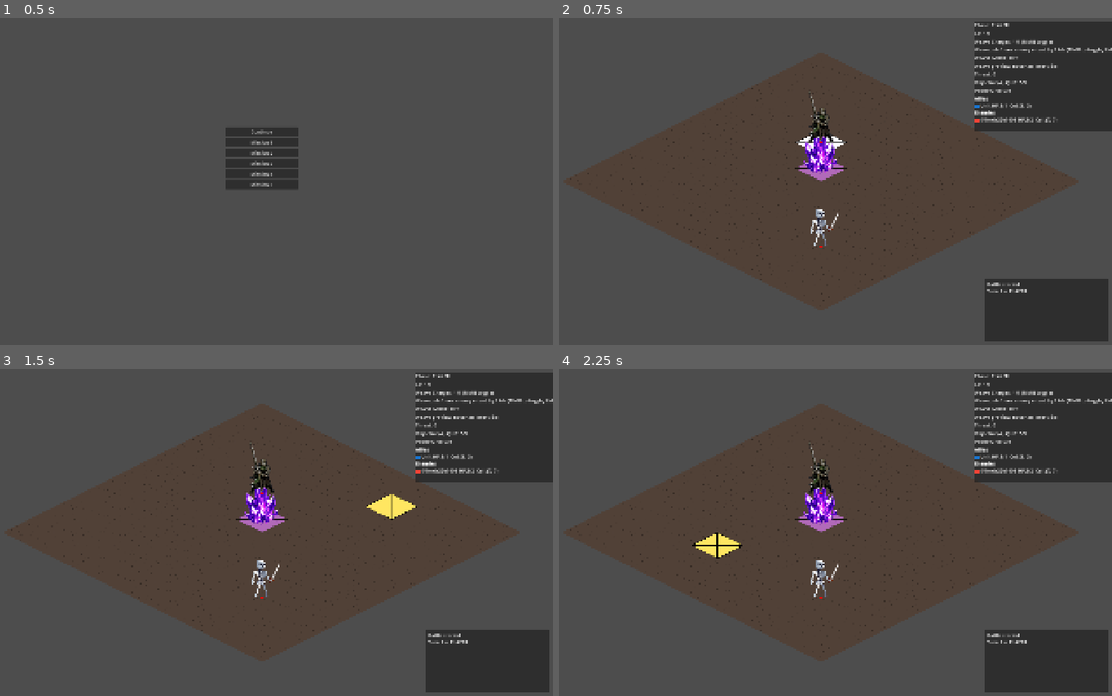
Above: before the commit, frames 1-4 (two rows, left to right).
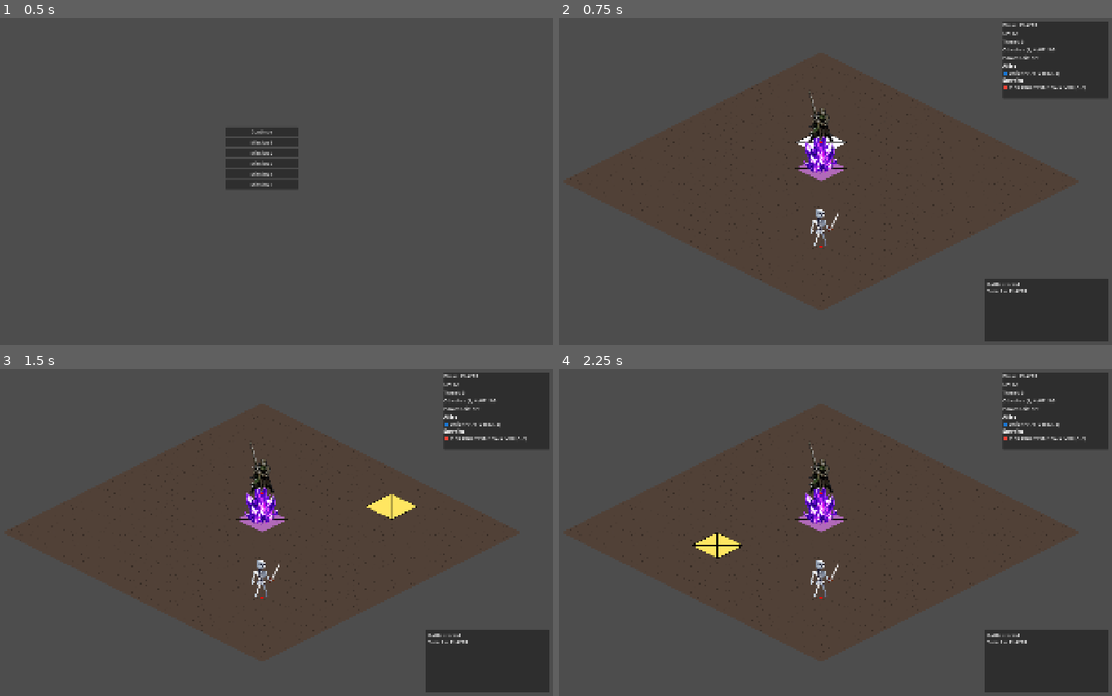
Above: after the commit, the same moments.

Repository: Nick-labs/TGS
Game: Godot game, scene res://scenes/ui/MainMenu.tscn
Two runs of this game, one before a commit and one after it. Both use one fixed random seed, a clock stepped at 60 frames per second and the inputs below.
Inputs (mouse positions are in pixels of both pictures, inside the frame that each line leads up to):
- Up to frame 1 (0.5 s): no input
- Up to frame 2 (0.75 s): click "Continue" at 0.5 s
- Up to frame 3 (1.5 s): tap Enter at 1.25 s; move the mouse to (392, 516) at 1.27 s; click (392, 516) at 1.42 s
- Up to frame 4 (2.25 s): tap Space at 2 s; move the mouse to (702, 548) at 2.02 s; click (702, 548) at 2.17 s

Frame 1 is identical in both runs. In frame 2, 4.1% of the frame differs, in the area x 75-100%, y 1-35%; in frame 3, 4.1%; in frame 4, 4.1%.

Commit message:
delete weave feature

Diff:
--- a/scenes/map/Battle.tscn
+++ b/scenes/map/Battle.tscn
@@ -151,22 +151,6 @@
 layout_mode = 2
 text = "CP: 0/0"
 
-[node name="WeaveLabel" type="Label" parent="BattleHUD/Root/TopBar/TopVBox" unique_id=1466886916]
-layout_mode = 2
-text = "Weave: 0/0 (MMB)"
-
-[node name="WeaveHelpLabel" type="Label" parent="BattleHUD/Root/TopBar/TopVBox" unique_id=109104503]
-layout_mode = 2
-text = "Weave: shift one enemy intent by 1 tile"
-
-[node name="WeaveModeLabel" type="Label" parent="BattleHUD/Root/TopBar/TopVBox" unique_id=578848393]
-layout_mode = 2
-text = "WEAVE MODE: OFF"
-
-[node name="WeavePreviewLabel" type="Label" parent="BattleHUD/Root/TopBar/TopVBox" unique_id=1230057715]
-layout_mode = 2
-text = "Weave preview: hover an intent tile"
-
 [node name="ThreatLabel" type="Label" parent="BattleHUD/Root/TopBar/TopVBox" unique_id=271918656]
 layout_mode = 2
 text = "Threat: 0"
--- a/scripts/map/SelectionController.gd
+++ b/scripts/map/SelectionController.gd
@@ -1,9 +1,5 @@
 extends Node
 class_name SelectionController
-
-signal weave_mode_changed(active: bool)
-signal weave_preview_changed(from_cell: Vector2i, to_cell: Vector2i, is_valid: bool, reason: String)
-signal weave_feedback(message: String)
 
 @export var camera: Camera2D
 @export var grid: Grid
@@ -12,13 +8,9 @@
 @export var turn_manager: TurnManager
 
 var hovered_cell: Vector2i = Vector2i(-1, -1)
-var weave_mode: bool = false
+var selected_unit: Unit
 
 func _process(_delta):
-	if weave_mode and turn_manager != null and not turn_manager.can_weave_intent():
-		weave_mode = false
-		weave_mode_changed.emit(false)
-		_emit_weave_preview()
 	var mouse_world := get_viewport().get_camera_2d().get_global_mouse_position()
 	var cell := IsoHelper.screen_to_grid(mouse_world - grid.global_position, grid.iso_config)
 	update_hover(cell)
@@ -28,12 +20,12 @@
 		return
 
 	hovered_cell = cell
+
 	if not grid.is_in_bounds(cell):
 		grid.hide_hover()
-		_emit_weave_preview()
 		return
+
 	grid.show_hover(cell)
-	_emit_weave_preview()
 
 func _input(event):
 	if event is InputEventMouseButton and event.pressed:
@@ -41,25 +33,8 @@
 			handle_click()
 		elif event.button_index == MOUSE_BUTTON_RIGHT and turn_manager != null:
 			turn_manager.end_player_turn()
-		elif event.button_index == MOUSE_BUTTON_MIDDLE:
-			toggle_weave_mode()
-
-func toggle_weave_mode():
-	if turn_manager == null:
-		return
-	if not turn_manager.can_weave_intent():
-		weave_mode = false
-		weave_mode_changed.emit(false)
-		weave_feedback.emit(turn_manager.get_weave_unavailable_reason())
-		_emit_weave_preview()
-		return
-	weave_mode = not weave_mode
-	weave_mode_changed.emit(weave_mode)
-	if weave_mode:
-		weave_feedback.emit("WEAVE MODE ACTIVE: click an intent tile to shift it by 1 cell")
-	else:
-		weave_feedback.emit("Weave mode cancelled")
-	_emit_weave_preview()
+		#elif event.button_index == MOUSE_BUTTON_MIDDLE:
+			#toggle_weave_mode() # неактуально, можно будет заменить на другое
 
 func handle_click():
 	if turn_manager != null and not turn_manager.can_accept_player_input():
@@ -68,34 +43,8 @@
 	if not grid.is_in_bounds(hovered_cell):
 		battle_manager.unselect()
 		grid.hide_selected()
-		weave_mode = false
-		weave_mode_changed.emit(false)
-		_emit_weave_preview()
 		return
-
-	if weave_mode and turn_manager != null:
-		var applied := turn_manager.apply_intent_weave_at(hovered_cell)
-		if applied:
-			weave_mode = false
-			weave_mode_changed.emit(false)
-			weave_feedback.emit("Intent shifted by weave")
-			_emit_weave_preview()
-			return
-		var preview := turn_manager.get_weave_preview(hovered_cell)
-		weave_feedback.emit(preview.get("reason", "Cannot apply weave"))
-		_emit_weave_preview()
 
 	battle_manager.select_at(hovered_cell)
 	grid.show_selected(hovered_cell)
-
-func _emit_weave_preview():
-	if not weave_mode or turn_manager == null:
-		weave_preview_changed.emit(Vector2i(-1, -1), Vector2i(-1, -1), false, "")
-		return
-	var preview := turn_manager.get_weave_preview(hovered_cell)
-	weave_preview_changed.emit(
-		preview.get("from_cell", hovered_cell),
-		preview.get("to_cell", hovered_cell),
-		preview.get("valid", false),
-		preview.get("reason", "")
-	)
+	#selected_unit = unit_manager.get_unit_at(hovered_cell)
--- a/scripts/systems/TurnManager.gd
+++ b/scripts/systems/TurnManager.gd
@@ -8,8 +8,6 @@
 signal threat_changed(level: int)
 signal battle_failed(reason: String)
 signal battle_won(reason: String)
-signal weave_changed(uses_left: int, uses_max: int)
-signal intent_weaved(from_cell: Vector2i, to_cell: Vector2i)
 
 @export var unit_manager: UnitManager
 @export var movement_system: MovementSystem
@@ -22,7 +20,6 @@
 @export var cp_max: int = 1
 @export var threat_growth_per_turn: int = 1
 @export var threat_objective_focus_start: int = 2
-@export var weave_uses_per_turn: int = 1
 
 enum TurnPhase {
 	PLAYER_TURN,
@@ -35,7 +32,6 @@
 var cp_current: int = 0
 var threat_level: int = 0
 var is_battle_over: bool = false
-var weave_uses_left: int = 0
 
 func _ready():
 	if environment_manager != null:
@@ -48,7 +44,6 @@
 	threat_changed.emit(threat_level)
 	_reset_player_flags()
 	_reset_command_points()
-	_reset_weave_uses()
 	_plan_enemy_intents()
 	phase = TurnPhase.PLAYER_TURN
 	phase_changed.emit(phase)
@@ -80,84 +75,6 @@
 	command_points_changed.emit(cp_current, cp_max)
 	return true
 
-func can_weave_intent() -> bool:
-	return phase == TurnPhase.PLAYER_TURN and not is_battle_over and weave_uses_left > 0 and not enemy_plans.is_empty()
-
-func get_weave_unavailable_reason() -> String:
-	if phase != TurnPhase.PLAYER_TURN:
-		return "Weave is only available during PLAYER phase"
-	if is_battle_over:
-		return "Battle is over"
-	if weave_uses_left <= 0:
-		return "No weave charges left this turn"
-	if enemy_plans.is_empty():
-		return "No enemy intents available"
-	return ""
-
-func get_weave_preview(cell: Vector2i) -> Dictionary:
-	var result := {
-		"valid": false,
-		"from_cell": cell,
-		"to_cell": cell,
-		"reason": ""
-	}
-
-	var unavailable_reason := get_weave_unavailable_reason()
-	if unavailable_reason != "":
-		result["reason"] = unavailable_reason
-		return result
-
-	for plan in enemy_plans:
-		var target_cell: Vector2i = plan.get("target_cell", Vector2i(-1, -1))
-		if target_cell != cell:
-			continue
-		var to_cell := _find_weave_destination(cell)
-		if to_cell == cell:
-			result["reason"] = "Intent cannot shift: all adjacent cells are blocked"
-			return result
-		result["valid"] = true
-		result["to_cell"] = to_cell
-		return result
-
-	result["reason"] = "Hover an enemy intent tile to weave"
-	return result
-
-func apply_intent_weave_at(cell: Vector2i) -> bool:
-	if not can_weave_intent():
-		return false
-
-	for i in range(enemy_plans.size()):
-		var plan: Dictionary = enemy_plans[i]
-		if plan.get("target_cell", Vector2i(-1, -1)) != cell:
-			continue
-
-		var to_cell := _find_weave_destination(cell)
-		if to_cell == cell:
-			return false
-
-		plan["target_cell"] = to_cell
-		plan["preview_cells"] = [to_cell]
-		enemy_plans[i] = plan
-		#weave_uses_left -= 1
-		#weave_changed.emit(weave_uses_left, weave_uses_per_turn)
-		#intent_weaved.emit(cell, to_cell)
-		#refresh_enemy_intents_visuals()
-		#enemy_intents_updated.emit(enemy_plans)
-		return true
-
-	return false
-
-func _find_weave_destination(from_cell: Vector2i) -> Vector2i:
-	for n in battle_manager.grid.get_neighbor_coords(from_cell):
-		if not battle_manager.grid.is_in_bounds(n):
-			continue
-		if unit_manager.is_occupied(n):
-			continue
-		if environment_manager != null and environment_manager.is_objective_at(n):
-			continue
-		return n
-	return from_cell
-
 func end_player_turn():
 	if phase != TurnPhase.PLAYER_TURN or is_battle_over:
 		return
@@ -177,7 +94,6 @@
 	turn_index += 1
 	phase = TurnPhase.PLAYER_TURN
 	_reset_command_points()
-	_reset_weave_uses()
 	phase_changed.emit(phase)
 	turn_started.emit(turn_index, phase)
 
@@ -244,10 +160,6 @@
 func _reset_command_points():
 	cp_current = max(0, cp_max)
 	command_points_changed.emit(cp_current, cp_max)
-
-func _reset_weave_uses():
-	weave_uses_left = max(0, weave_uses_per_turn)
-	weave_changed.emit(weave_uses_left, weave_uses_per_turn)
 
 func _increase_threat():
 	threat_level += max(0, threat_growth_per_turn)
--- a/scripts/ui/BattleHUD.gd
+++ b/scripts/ui/BattleHUD.gd
@@ -10,10 +10,6 @@
 
 @onready var phase_label: Label = $Root/TopBar/TopVBox/PhaseLabel
 @onready var cp_label: Label = $Root/TopBar/TopVBox/CPLabel
-@onready var weave_label: Label = $Root/TopBar/TopVBox/WeaveLabel
-@onready var weave_help_label: Label = $Root/TopBar/TopVBox/WeaveHelpLabel
-@onready var weave_mode_label: Label = $Root/TopBar/TopVBox/WeaveModeLabel
-@onready var weave_preview_label: Label = $Root/TopBar/TopVBox/WeavePreviewLabel
 @onready var threat_label: Label = $Root/TopBar/TopVBox/ThreatLabel
 @onready var objective_label: Label = $Root/TopBar/TopVBox/ObjectiveLabel
 @onready var power_grid_label: Label = $Root/TopBar/TopVBox/PowerGridLabel
@@ -25,17 +21,14 @@
 const MAX_LOG_LINES := 12
 var log_lines: Array[String] = []
 var _fail_shown := false
-var _weave_mode_active := false
 
 func _ready():
 	if turn_manager != null:
 		turn_manager.turn_started.connect(_on_turn_started)
 		turn_manager.phase_changed.connect(_on_phase_changed)
 		turn_manager.command_points_changed.connect(_on_command_points_changed)
-		turn_manager.weave_changed.connect(_on_weave_changed)
 		turn_manager.threat_changed.connect(_on_threat_changed)
 		turn_manager.battle_failed.connect(_on_battle_failed)
-		turn_manager.intent_weaved.connect(_on_intent_weaved)
 
 	if environment_manager != null:
 		environment_manager.objective_updated.connect(_on_objective_updated)
@@ -57,20 +50,13 @@
 
 	if selection_controller == null:
 		selection_controller = get_parent().get_node_or_null("GridRoot/SelectionController")
-	if selection_controller != null:
-		selection_controller.weave_mode_changed.connect(_on_weave_mode_changed)
-		selection_controller.weave_preview_changed.connect(_on_weave_preview_changed)
-		selection_controller.weave_feedback.connect(_append_log)
 
 	fail_overlay.visible = false
-	weave_help_label.text = "Weave: shift one enemy intent by 1 tile (MMB to toggle, LMB to apply)"
-	weave_mode_label.text = "WEAVE MODE: OFF"
-	weave_preview_label.text = "Weave preview: hover an intent tile"
+
 	_refresh_hp_panel()
 	if turn_manager != null:
 		_on_phase_changed(turn_manager.phase)
 		_on_command_points_changed(turn_manager.cp_current, turn_manager.cp_max)
-		_on_weave_changed(turn_manager.weave_uses_left, turn_manager.weave_uses_per_turn)
 		_on_threat_changed(turn_manager.threat_level)
 	if environment_manager != null:
 		var obj := environment_manager.get_objective_state()
@@ -114,11 +100,6 @@
 
 func _on_command_points_changed(current: int, max_points: int):
 	cp_label.text = "CP: %d/%d" % [current, max_points]
-
-func _on_weave_changed(uses_left: int, uses_max: int):
-	weave_label.text = "Weave Charges: %d/%d (MMB toggle)" % [uses_left, uses_max]
-	if uses_left <= 0 and _weave_mode_active:
-		_on_weave_mode_changed(false)
 
 func _on_threat_changed(level: int):
 	threat_label.text = "Threat: %d" % level
@@ -178,29 +159,6 @@
 	fail_label.text = "MISSION FAILED\n%s" % reason
 	fail_overlay.visible = true
 
-func _on_intent_weaved(from_cell: Vector2i, to_cell: Vector2i):
-	_append_log("Intent shifted: %s -> %s" % [str(from_cell), str(to_cell)])
-	weave_preview_label.text = "Weave applied: %s -> %s" % [str(from_cell), str(to_cell)]
-
-func _on_weave_mode_changed(active: bool):
-	_weave_mode_active = active
-	if active:
-		weave_mode_label.text = "WEAVE MODE: ACTIVE"
-	else:
-		weave_mode_label.text = "WEAVE MODE: OFF"
-
-func _on_weave_preview_changed(from_cell: Vector2i, to_cell: Vector2i, is_valid: bool, reason: String):
-	if not _weave_mode_active:
-		weave_preview_label.text = "Weave preview: hover an intent tile"
-		return
-	if is_valid:
-		weave_preview_label.text = "Weave preview: %s -> %s" % [str(from_cell), str(to_cell)]
-		return
-	if reason != "":
-		weave_preview_label.text = "Weave unavailable: %s" % reason
-	else:
-		weave_preview_label.text = "Weave preview: hover an intent tile"
-
 func _append_log(message: String):
 	log_lines.append(message)
 	while log_lines.size() > MAX_LOG_LINES:
